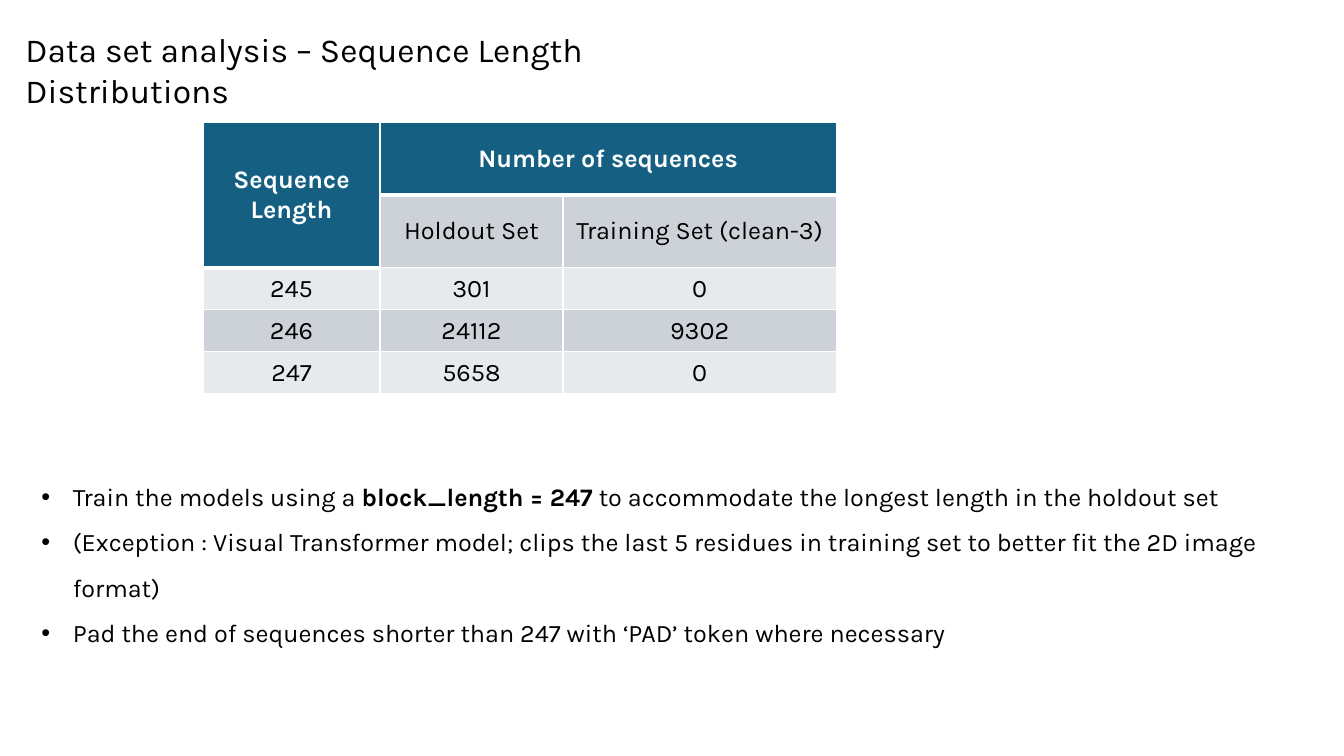
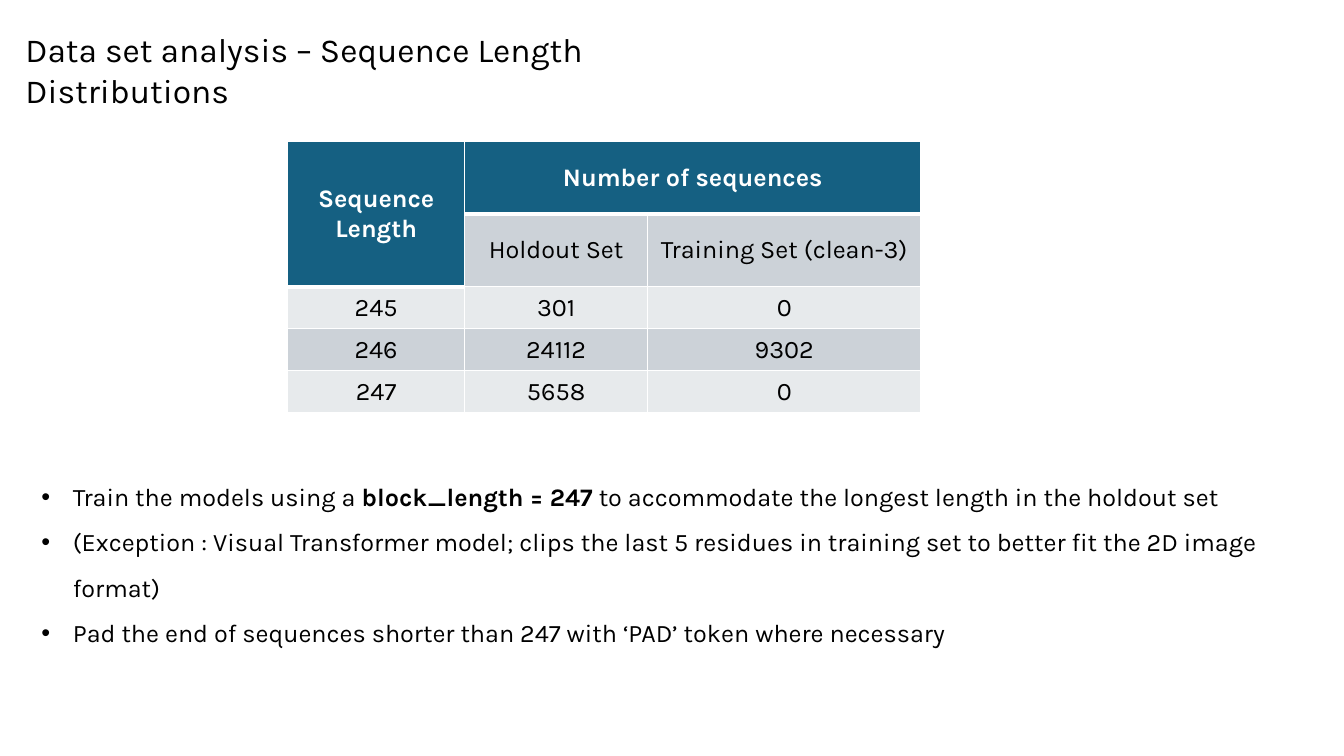
Before and after one commit to planaria158/BERT-antibody-antigen-binding-energy, a slide deck: slide 5 of Homework-aAlphaBio.pptx. Drawn at 1344x756 pixels with LibreOffice and Linux fonts; fonts in the diff are those of the drawing. Boxes give left, top, right and bottom in pixels: in the first picture for what was removed or moved away, otherwise in the second. Text is boxed around its words. In the diff, an @@ line names an element or a change of style, - is before the commit and + after.

```diff
--- a/Homework-aAlphaBio.pptx
+++ b/Homework-aAlphaBio.pptx
@@ table: place and size @@
-table at box(203, 123, 837, 394)
+table at box(287, 142, 922, 413)
```
Also in this commit, not shown: 6 other slides changed, 2 slides added, 1 slide removed.
